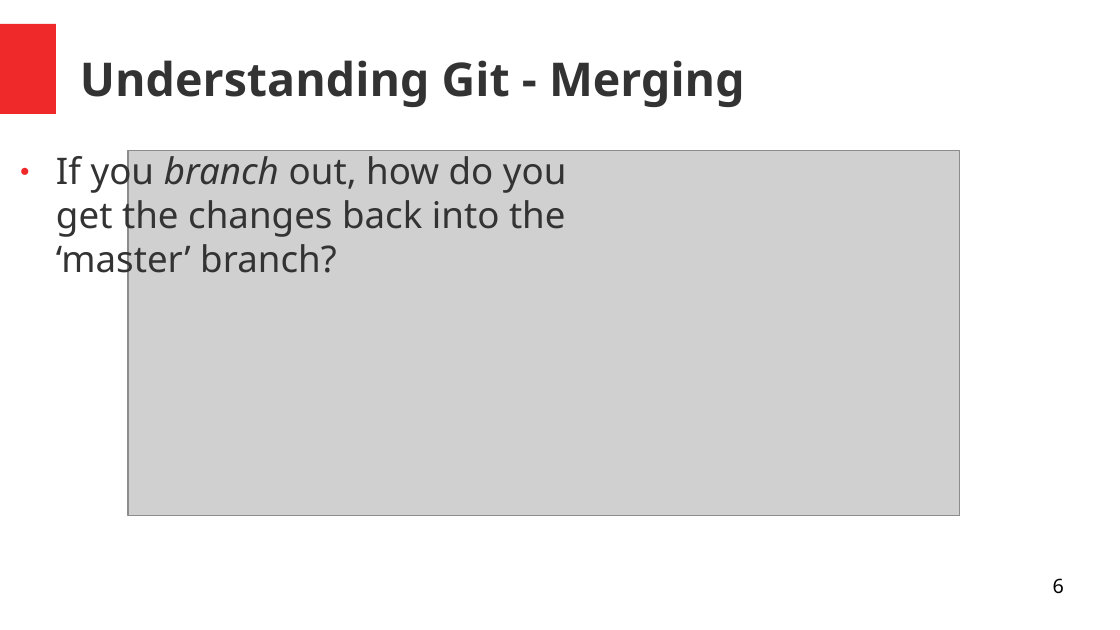
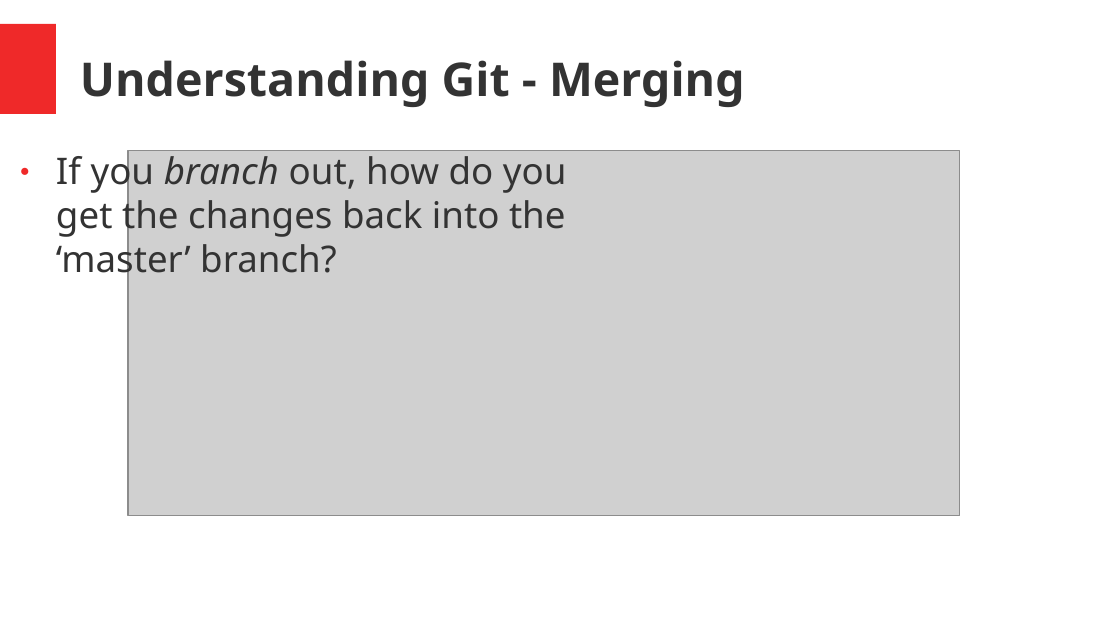
Before and after one commit to jdockerty/git-workshop, a slide deck: slide 6 of presentation/git-fundamentals-networkchuck.odp. Drawn at 1120x630 pixels with LibreOffice and Linux fonts; fonts in the diff are those of the drawing; grey boxes stand for pictures. Boxes give left, top, right and bottom in pixels: in the first picture for what was removed or moved away, otherwise in the second. Text is boxed around its words. In the diff, an @@ line names an element or a change of style, - is before the commit and + after.

```diff
--- a/presentation/git-fundamentals-networkchuck.odp
+++ b/presentation/git-fundamentals-networkchuck.odp
@@ page number removed at [1053,578,1064,594] @@
-6
```
Also in this commit, not shown: 6 other slides changed.
